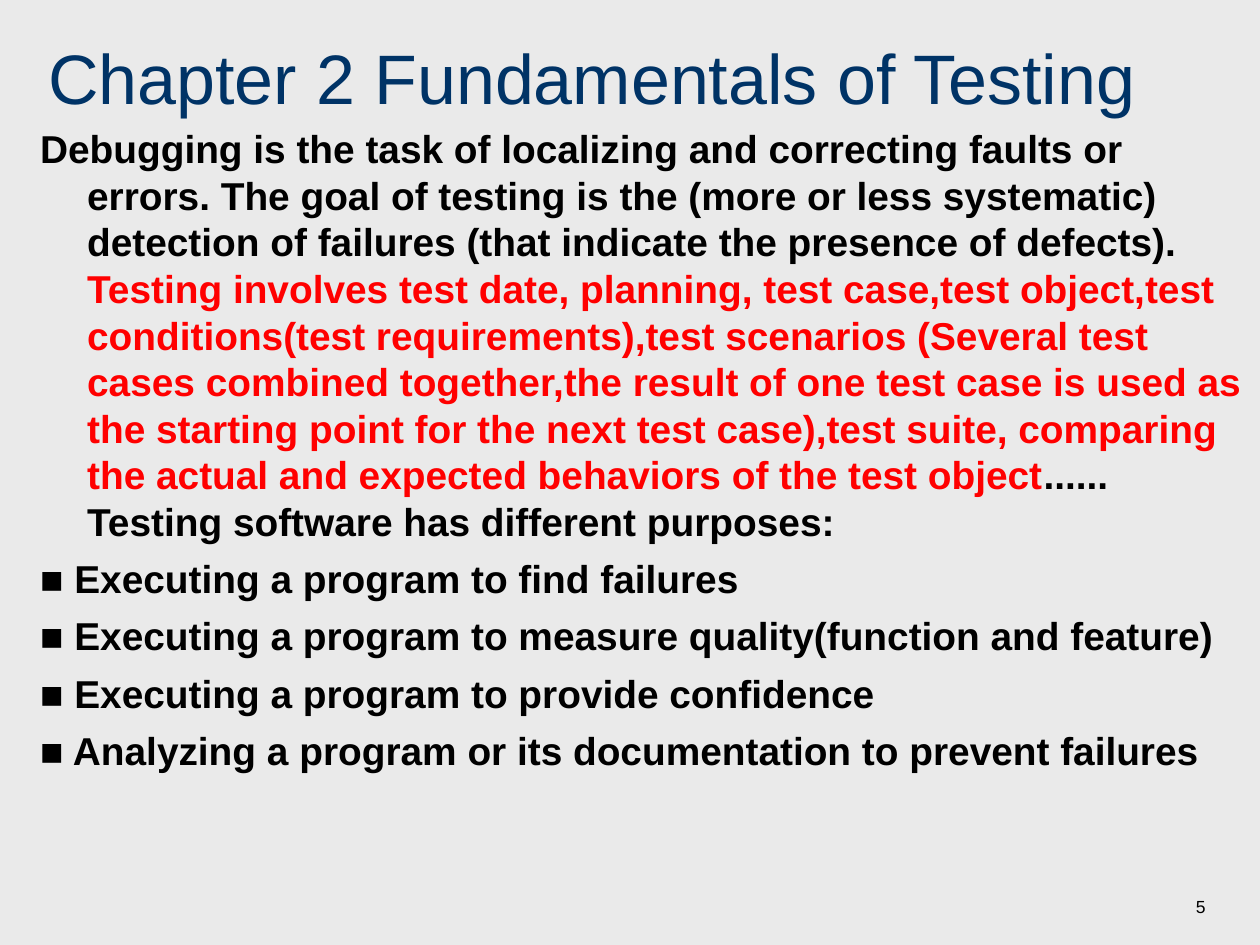
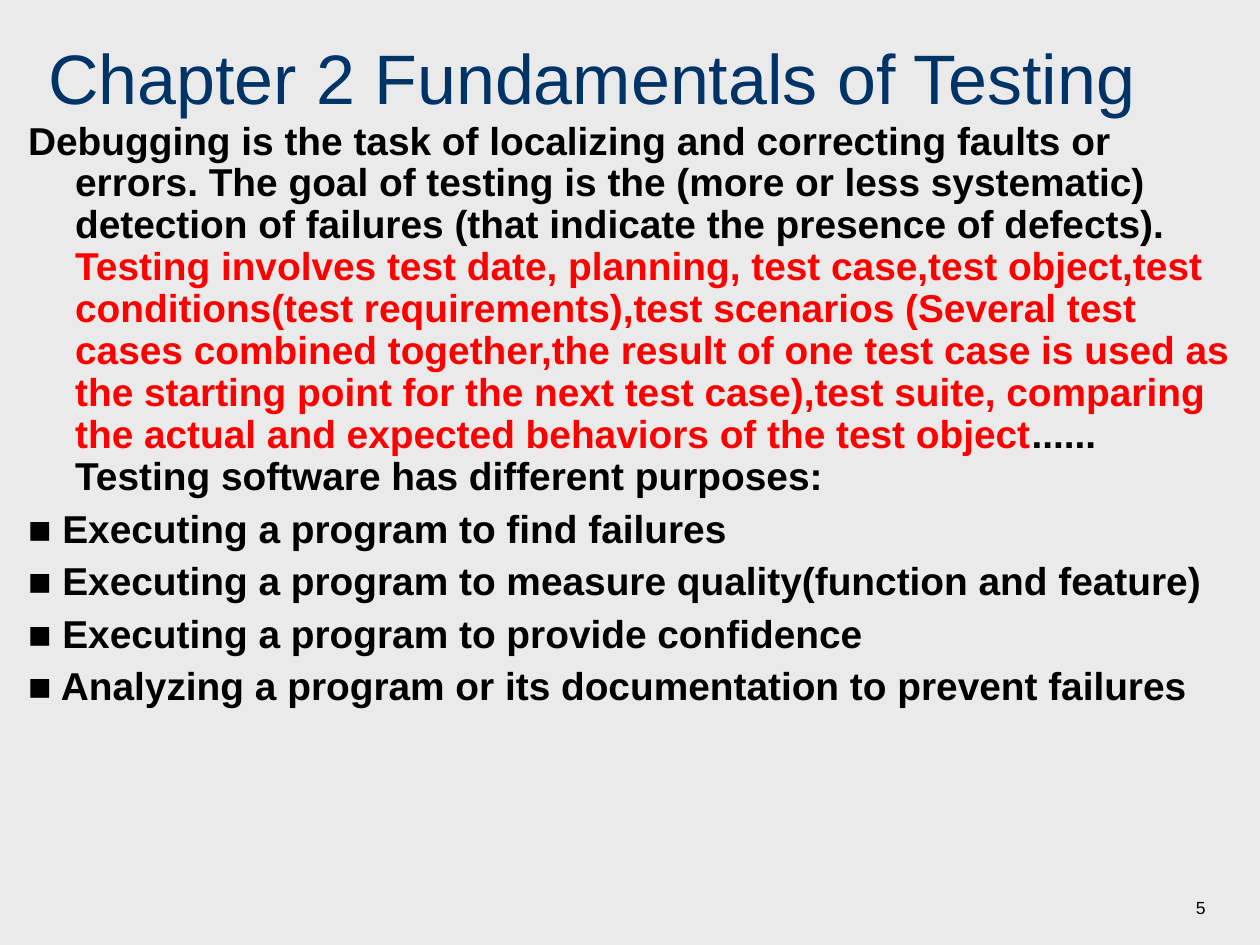
Before and after one commit to wu-hao-ze/All-assignments-and-projects-for-software-engineering-courses-at-Tongji-University, a slide deck: slide 5 of 软件测试/课件/Chapter 2 Fundamentals of Testing.ppt. Drawn at 1260x945 pixels with LibreOffice and Linux fonts; fonts in the diff are those of the drawing. Boxes give left, top, right and bottom in pixels: in the first picture for what was removed or moved away, otherwise in the second. Text is boxed around its words. In the diff, an @@ line names an element or a change of style, - is before the commit and + after.

```diff
--- a/软件测试/课件/Chapter 2 Fundamentals of Testing.ppt
+++ b/软件测试/课件/Chapter 2 Fundamentals of Testing.ppt
@@ text "Debugging is the task of ...": place and size @@
-text "Debugging is the task of ..." at (40, 135, 1241, 772)
+text "Debugging is the task of ..." at (28, 127, 1229, 708)
@@ text "Debugging is the task of ..." at (28, 127, 1229, 708): line spacing 1 to 0.9 @@
```
Also in this commit, not shown: 16 other slides changed, 27 other files.
